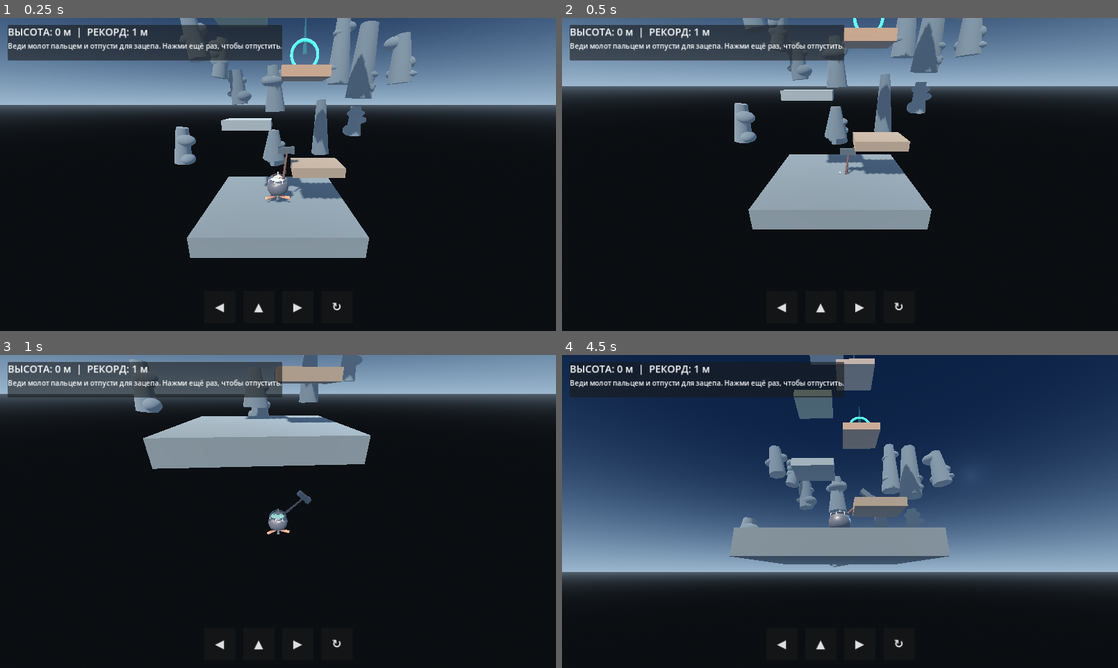
Above: before the commit, frames 1-4 (two rows, left to right).
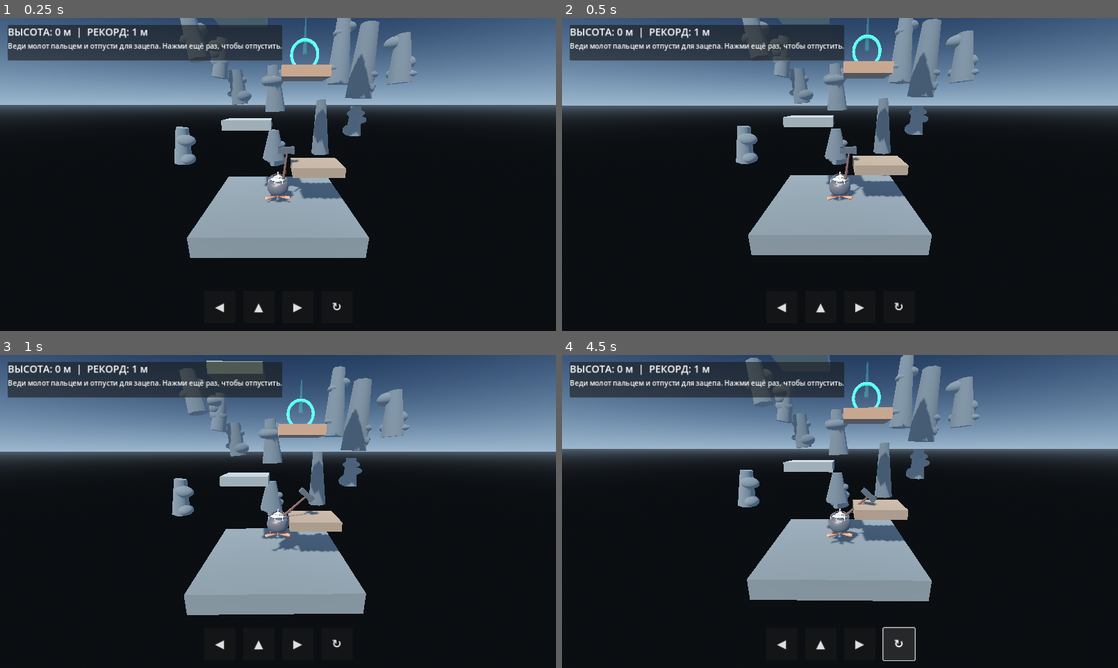
Above: after the commit, the same moments.

Repository: uchihabaha05-del/CLIMB-MASTER
Game: Godot game, scene res://scenes/main.tscn
The game is run twice, just before and just after one commit, with the same random seed, the same clock (stepped at 60 frames per second) and the same inputs.
Inputs (mouse positions are in pixels of both pictures, inside the frame that each line leads up to):
- Up to frame 1 (0.25 s): no input
- Up to frame 2 (0.5 s): no input
- Up to frame 3 (1 s): tap Enter (ui_accept) at 0.5, 0.77 s; move the mouse to (400, 495) at 0.52 s; hold Right (ui_right) from 0.53 s (still down); click (400, 495) at 0.67 s
- Up to frame 4 (4.5 s): release Right (ui_right) at 1.25 s; click "Начать заново" (after the commit: "↻") at 1.25 s; drag from (728, 527) to (812, 574) at 2.02 s; click "Начать заново" (after the commit: "↻") at 2.75 s; move the mouse to (895, 442) at 3.52 s; hold Right (ui_right) 3.53-4.25 s; click "Начать заново" (after the commit: "↻") at 4.25 s

Frame 1 is identical in both runs. In frame 2, 27% of the frame differs, in the area x 0-100%, y 0-76%; in frame 3, 42%; in frame 4, 69%, in the area x 0-100%, y 0-98%.

Commit message:
Keep climber collision active with imported pot model

Diff:
--- a/scripts/player.gd
+++ b/scripts/player.gd
@@ -28,6 +28,7 @@
     var pot_loaded := _add_imported_model("res://assets/models/cauldron.glb", 1.72, "ImportedCauldron")
     if not pot_loaded:
         _make_fallback_pot()
+    _make_player_collision()
     var human_loaded := _add_imported_model("res://assets/models/male-base-mesh-base_male.glb", 1.58, "ImportedClimber")
     if human_loaded:
         var human := get_node("ImportedClimber") as Node3D
@@ -126,6 +127,15 @@
         handle.rotation.y = PI * 0.5
         handle.material_override = handle_mat
         add_child(handle)
+
+func _make_player_collision() -> void:
+    var body_shape := CollisionShape3D.new()
+    var shape := CylinderShape3D.new()
+    shape.radius = 0.72
+    shape.height = 0.9
+    body_shape.shape = shape
+    body_shape.position.y = 0.15
+    add_child(body_shape)
 
 func _make_fallback_human() -> void:
     var skin := StandardMaterial3D.new()
